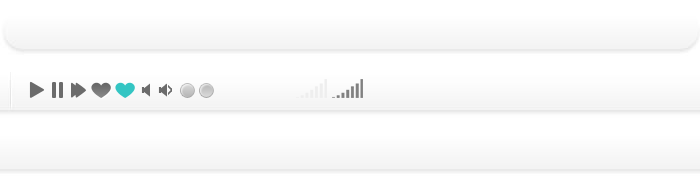
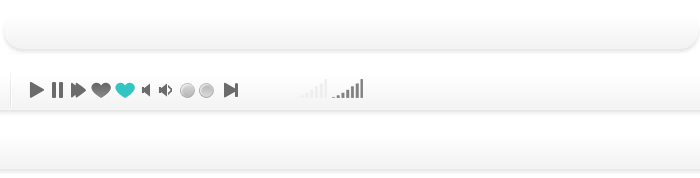
The second 700px x 178px image is a revision of the first. Changes to its layers:
added layer "__03" above "形状 9 副本 3" over [left=224, top=82, right=238, bottom=98]
